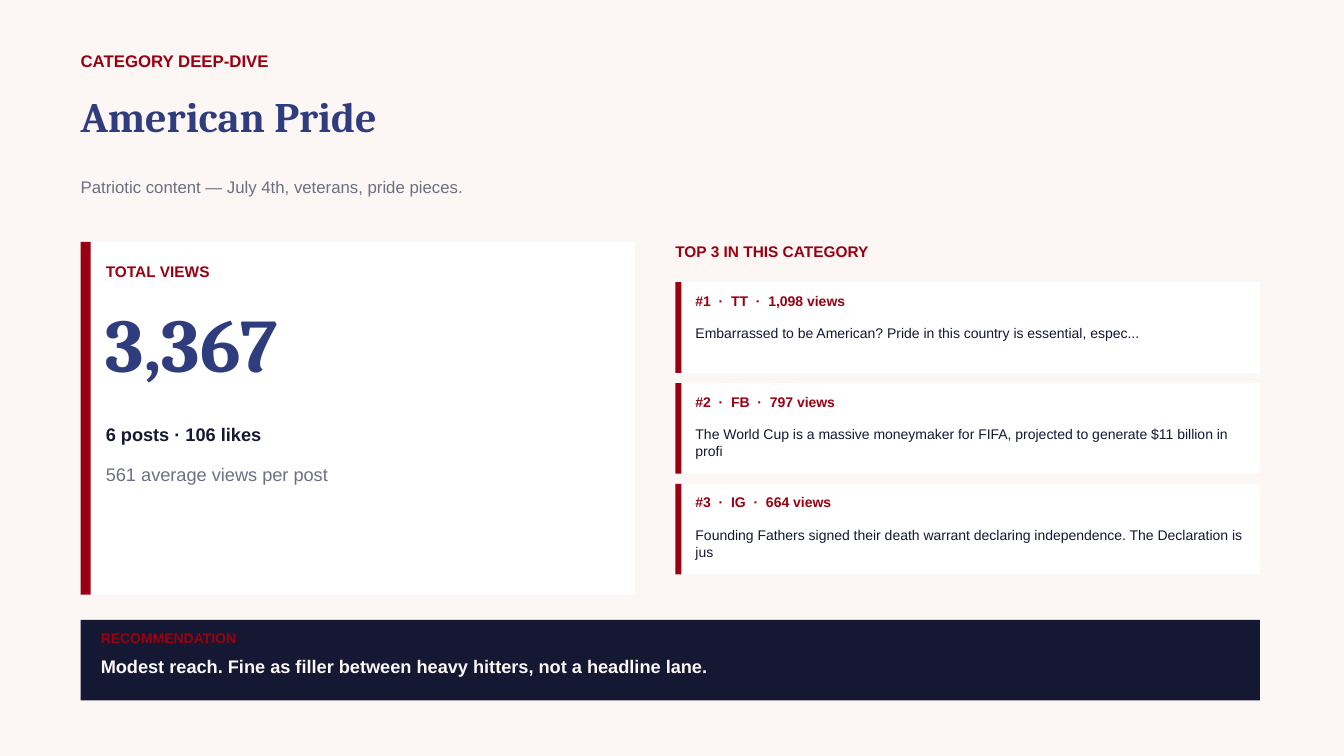
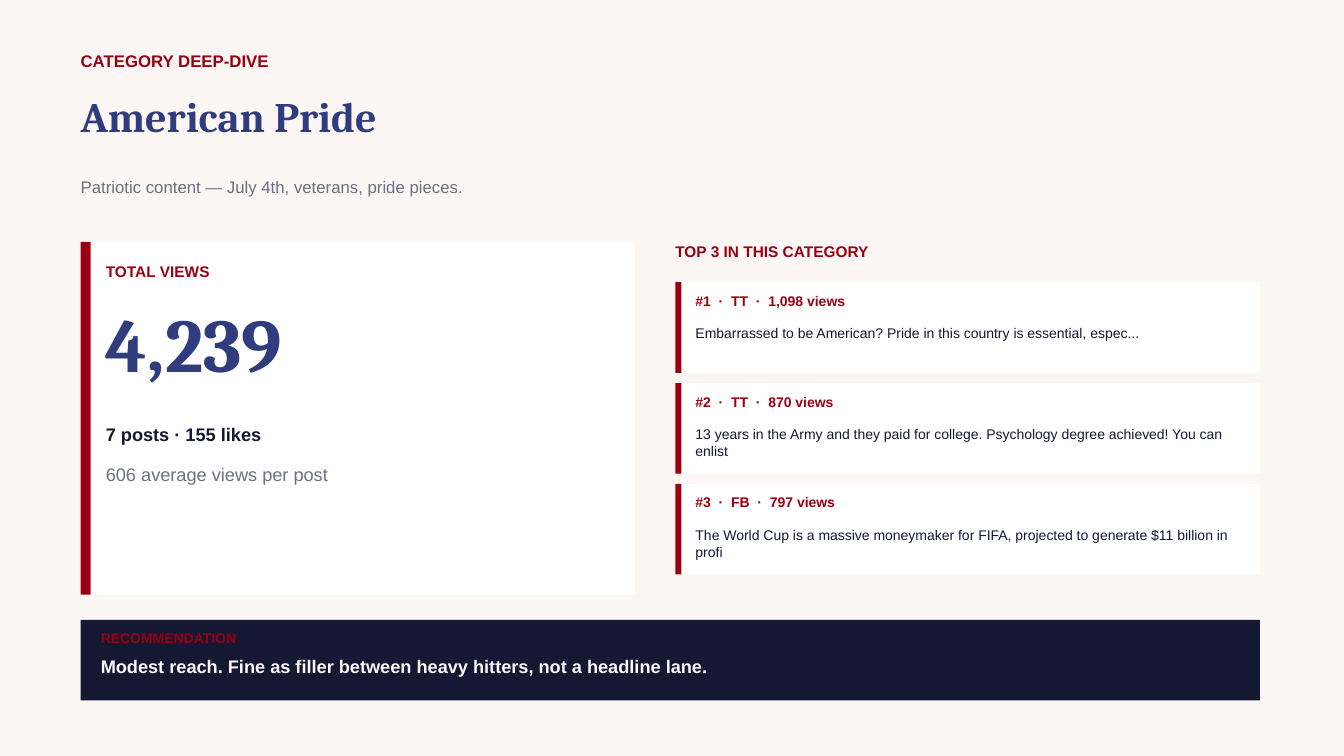
Before and after one commit to zvmmer/talking-downey-kpis, a slide deck: slide 11 of SPONSOR_CONTENT_REPORT.pptx (slide 12 before the commit). Drawn at 1344x756 pixels with LibreOffice and Linux fonts; fonts in the diff are those of the drawing. Boxes give left, top, right and bottom in pixels: in the first picture for what was removed or moved away, otherwise in the second. Text is boxed around its words. In the diff, an @@ line names an element or a change of style, - is before the commit and + after.

```diff
--- a/SPONSOR_CONTENT_REPORT.pptx
+++ b/SPONSOR_CONTENT_REPORT.pptx
@@ text at [106,320,282,383]: text changed @@
-3,367
+4,239
@@ text at [695,397,833,407]: text changed @@
-#2 · FB · 797 views
+#2 · TT · 870 views
@@ text at [106,427,261,445]: text changed @@
-6 posts · 106 likes
+7 posts · 155 likes
@@ text added at [695,429,1223,456], 10 pt, text #141833 @@
+13 years in the Army and they paid for college. Psychology degree achieved! You can enlist
@@ text at [106,468,328,485]: text changed @@
-561 average views per post
+606 average views per post
@@ text at [695,497,835,507]: text changed @@
-#3 · IG · 664 views
+#3 · FB · 797 views
@@ text "The World Cup is a ...": place and size @@
-text "The World Cup is a ..." at [695,429,1228,459]
+text "The World Cup is a ..." at [695,530,1228,560]
@@ text removed at [695,530,1242,560] @@
-Founding Fathers signed their death warrant declaring independence. The Declaration is jus
```
Also in this commit, not shown: 12 other slides changed, 5 other files.
